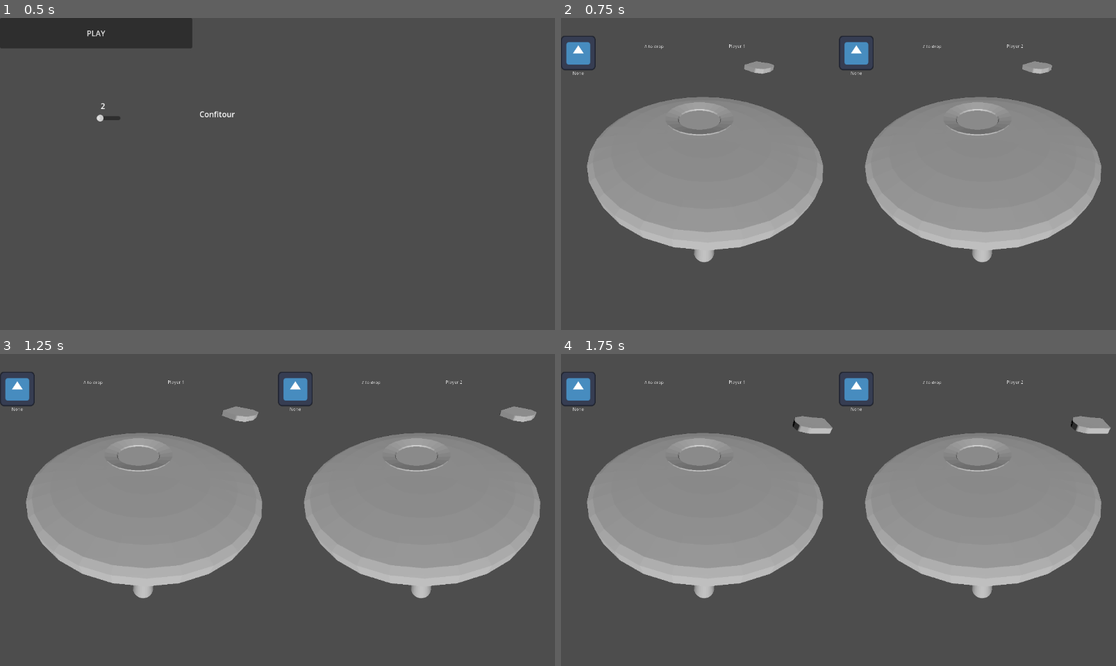
Above: before the commit, frames 1-4 (two rows, left to right).
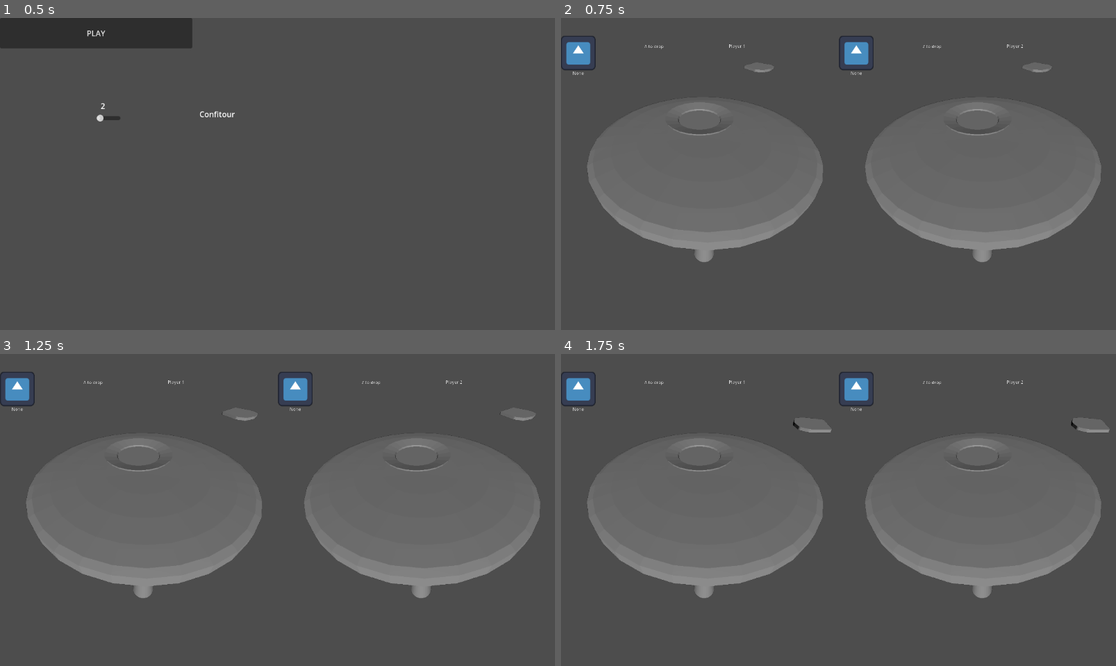
Above: after the commit, the same moments.

Repository: BaptisteAmice/Confitour-GameJamESIR2025
Game: Godot game, scene res://GameController/game_controller.tscn
Two runs of this game, one before a commit and one after it. Both use one fixed random seed, a clock stepped at 60 frames per second and the inputs below. The engine's default icon, where the game draws it, is replaced by a stand-in: a white triangle on a blue panel in a dark square.
Inputs (mouse positions are in pixels of both pictures, inside the frame that each line leads up to):
- Up to frame 1 (0.5 s): no input
- Up to frame 2 (0.75 s): click "PLAY" at 0.5 s
- Up to frame 3 (1.25 s): no input
- Up to frame 4 (1.75 s): tap Enter at 1.25 s; move the mouse to (960, 494) at 1.27 s; click (960, 494) at 1.42 s

Frame 1 is identical in both runs. In frame 2, 33% of the frame differs, in the area x 4-98%, y 13-79%; in frame 3, 33%; in frame 4, 33%, in the area x 4-99%, y 19-79%.

Commit message:
own world 3d

Diff:
--- a/Game/player_sub_viewport_container.gd
+++ b/Game/player_sub_viewport_container.gd
@@ -1,4 +1,2 @@
 extends SubViewportContainer
 class_name PlayerSubViewportContainer
-
-var player_number = -1
--- a/Game/player_sub_viewport_container.tscn
+++ b/Game/player_sub_viewport_container.tscn
@@ -10,6 +10,7 @@
 script = ExtResource("1_2g1ut")
 
 [node name="SubViewport" type="SubViewport" parent="."]
+own_world_3d = true
 transparent_bg = true
 handle_input_locally = false
 size = Vector2i(1024, 1024)
--- a/Game/players_h_box_container.gd
+++ b/Game/players_h_box_container.gd
@@ -5,5 +5,4 @@
 func _ready() -> void:
 	for i in range(game.nb_players):
 		var player_sub_viewport_container: PlayerSubViewportContainer = PLAYER_VIEW.instantiate()
-		player_sub_viewport_container.player_number = i+1
 		add_child(player_sub_viewport_container)
